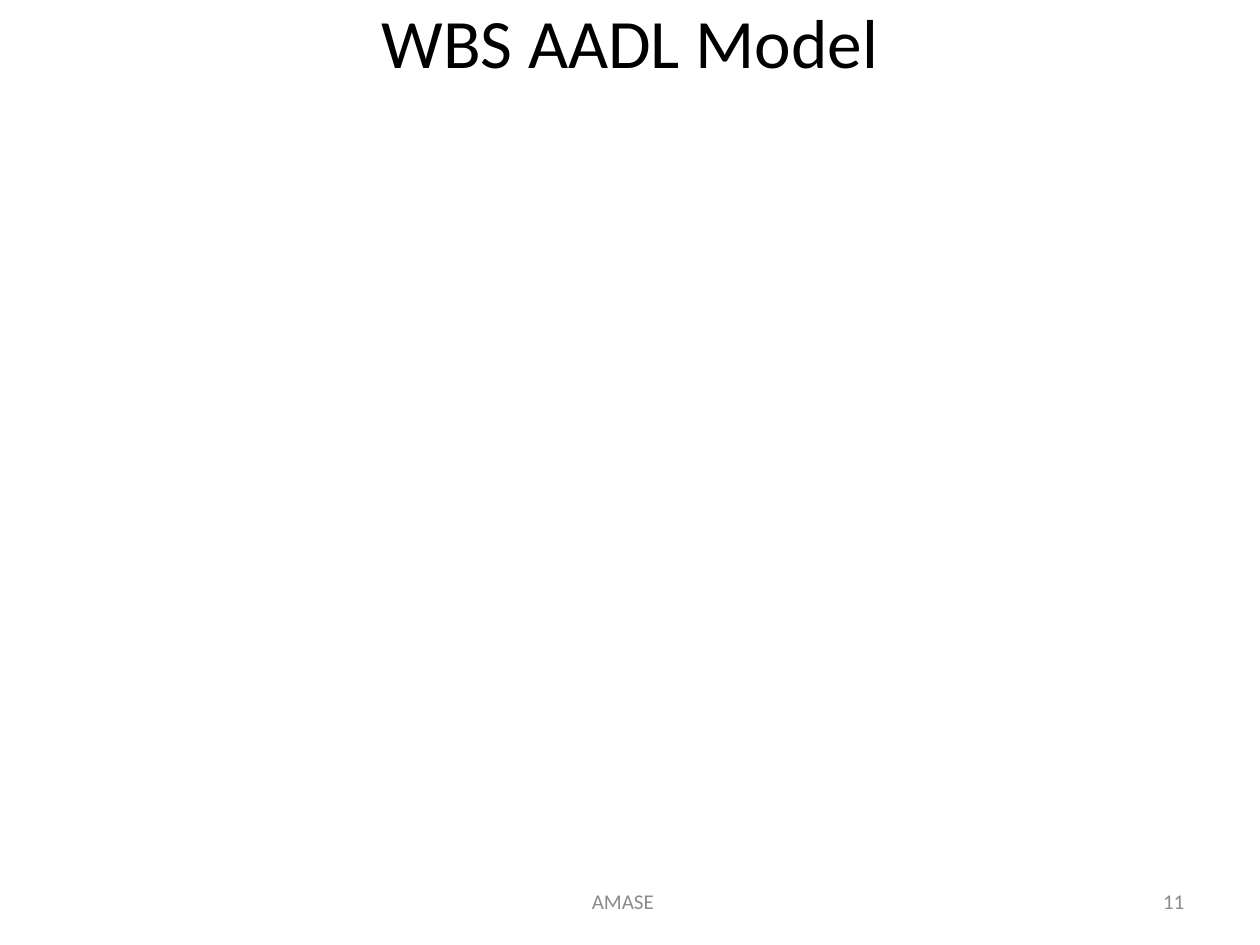
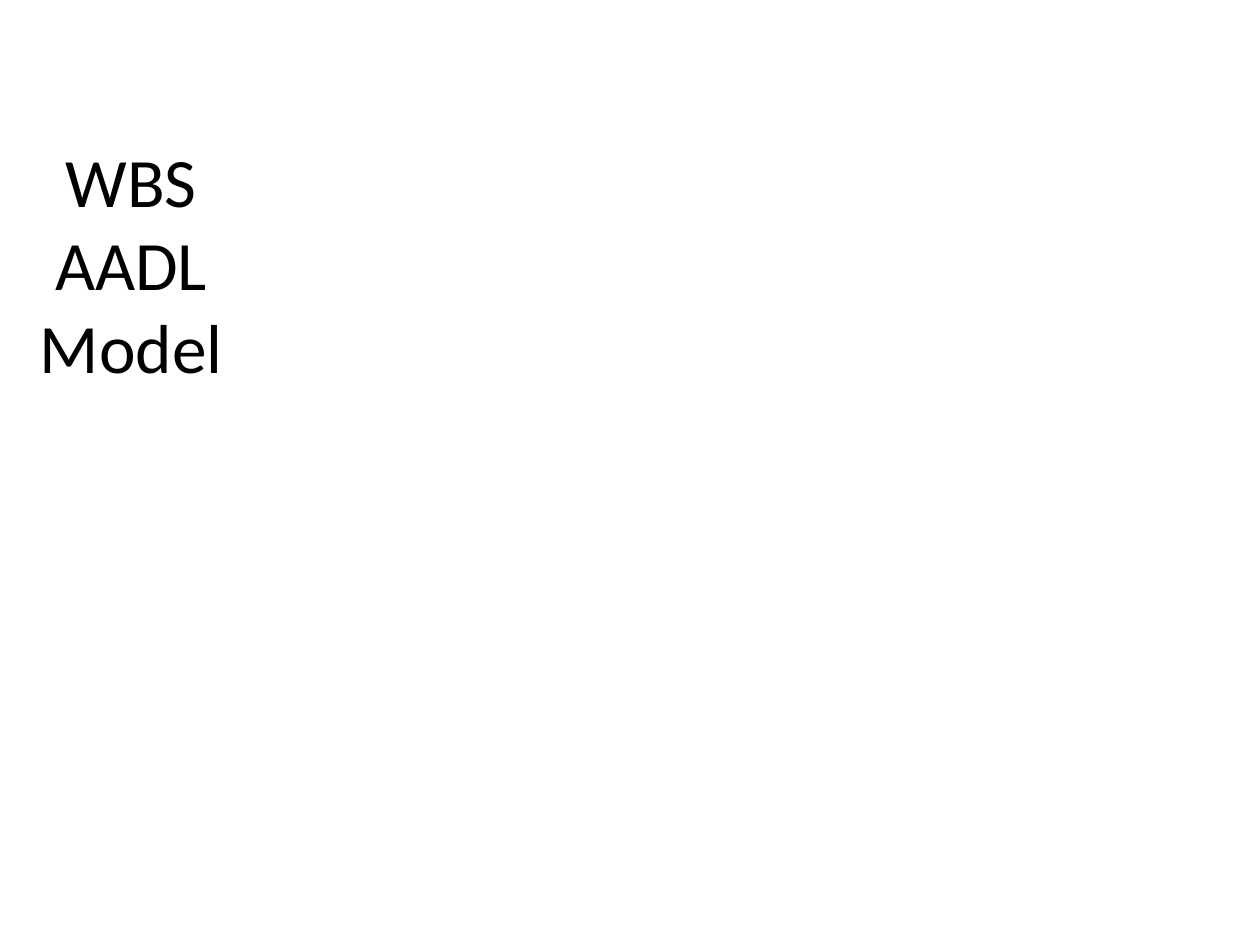
Before and after one commit to dkstewart/Presentations, a slide deck: slide 9 of nasa_year_end_review_2018.pptx (slide 11 before the commit). Drawn at 1260x945 pixels with LibreOffice and Linux fonts; fonts in the diff are those of the drawing; background and template pictures are left out. Boxes give left, top, right and bottom in pixels: in the first picture for what was removed or moved away, otherwise in the second. Text is boxed around its words. In the diff, an @@ line names an element or a change of style, - is before the commit and + after.

```diff
--- a/nasa_year_end_review_2018.pptx
+++ b/nasa_year_end_review_2018.pptx
@@ title "WBS AADL Model" rewrapped from [381,20,878,69] to [40,162,222,374] @@
@@ text removed at [592,895,654,909] @@
-AMASE
@@ page number removed at [1163,895,1184,909] @@
-11
```
Also in this commit, not shown: 11 other slides changed, 28 slides added, 36 slides removed.
